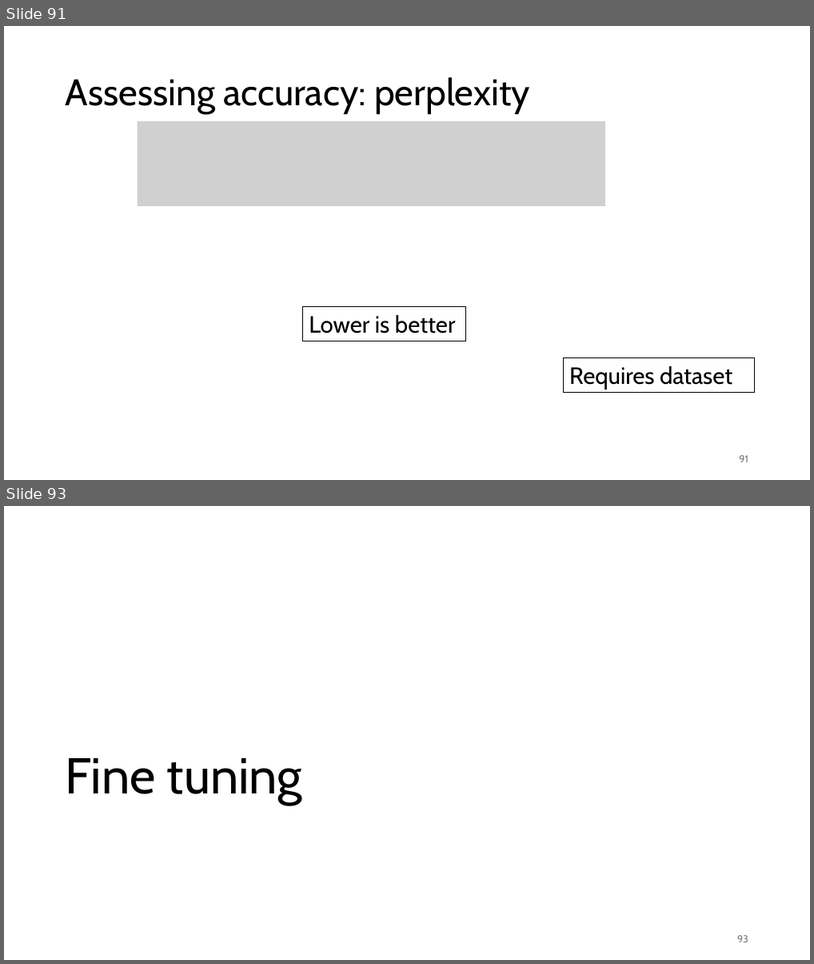
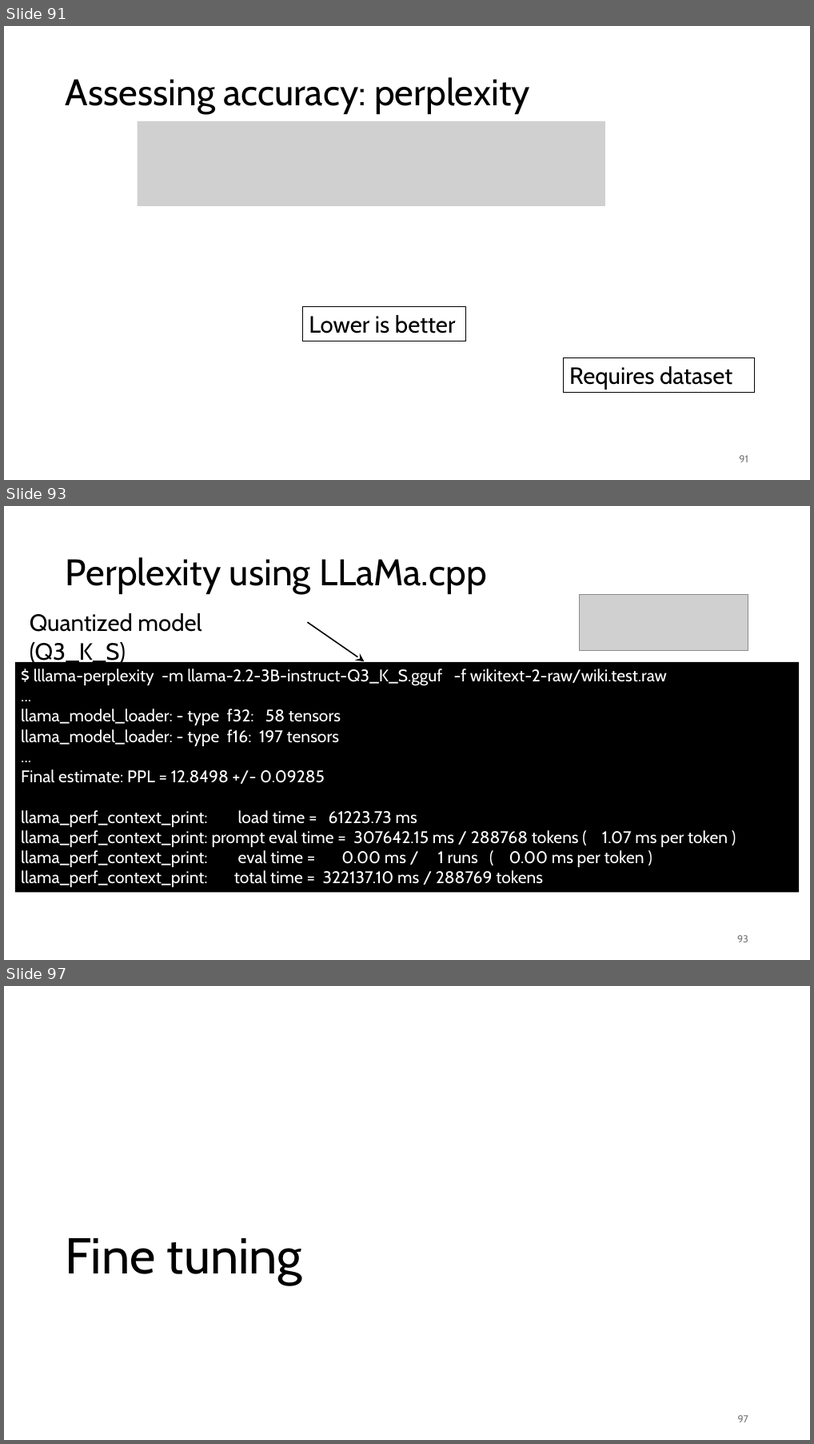
Before and after one commit to gjbex/Deploying-LLMs-locally, a slide deck: local_LLMs.pptx. Shown one above the other, each under a label of ours: slides 91 and 93 before the commit, slides 91, 93 and 97 after it; the slides between them are not shown. The pictures are 814x964 and 814x1444 pixels, drawn with LibreOffice and Linux fonts; fonts in the diff are those of the drawing; grey boxes stand for pictures. Boxes give left, top, right and bottom in pixels: in the first picture for what was removed or moved away, otherwise in the second. Text is boxed around its words. In the diff, an @@ line names an element or a change of style, - is before the commit and + after.

```diff
--- a/local_LLMs.pptx
+++ b/local_LLMs.pptx
@@ slide 93 added at (4, 506, 810, 960), background #FFFFFF @@
@@ title added at (66, 557, 486, 594), 44 pt, text #000000 @@
+Perplexity using LLaMa.cpp
@@ picture added at (580, 594, 749, 651) @@
@@ text added at (30, 613, 202, 665), 28 pt, text #000000 @@
+Quantized model (Q3_K_S)
@@ arrow added from (308, 622) to (365, 661), #000000 1.5 pt @@
@@ rectangle added at (15, 662, 799, 892), fill #000000, 20 pt, text #FFFFFF @@
+$ lllama-perplexity -m llama-2.2-3B-instruct-Q3_K_S.gguf -f wikitext-2-raw/wiki.test.raw
+...
+llama_model_loader: - type f32: 58 tensors
+llama_model_loader: - type f16: 197 tensors
+...
+Final estimate: PPL = 12.8498 +/- 0.09285
+llama_perf_context_print: load time = 61223.73 ms
+llama_perf_context_print: prompt eval time = 307642.15 ms / 288768 tokens ( 1.07 ms per token )
+llama_perf_context_print: eval time = 0.00 ms / 1 runs ( 0.00 ms per token )
+llama_perf_context_print: total time = 322137.10 ms / 288769 tokens
@@ page number added at (738, 935, 749, 942), 12 pt, text #797979 @@
+93
@@ what was slide 93 is now slide 97 @@
@@ page number at (738, 1415, 749, 1422): text changed @@
-93
+97
```
Also in this commit, not shown: 2 slides changed, 3 other slides added.
